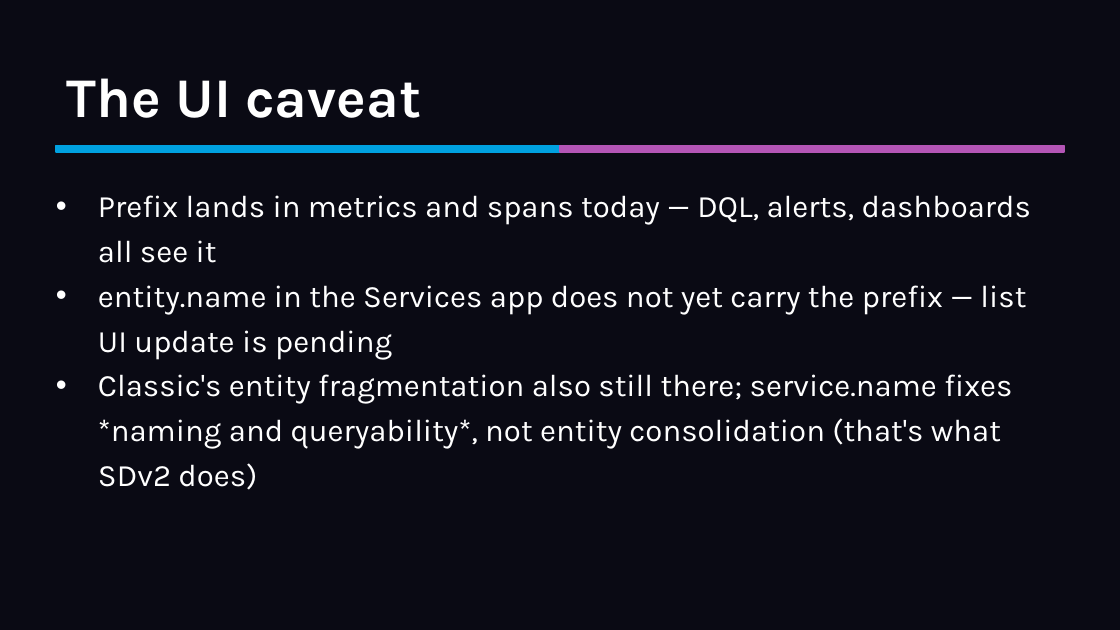
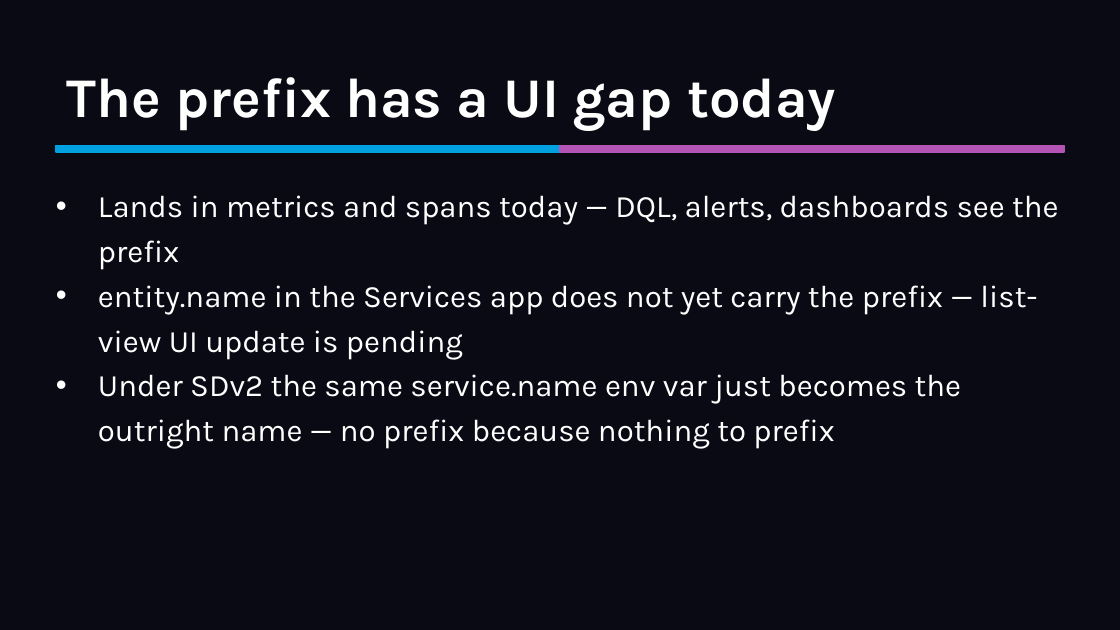
Before and after one commit to mreider/orders-demo, a slide deck: slide 12 of presentation/sdv2-presentation.pptx (slide 11 before the commit). Drawn at 1120x630 pixels with LibreOffice and Linux fonts; fonts in the diff are those of the drawing. Boxes give left, top, right and bottom in pixels: in the first picture for what was removed or moved away, otherwise in the second. Text is boxed around its words. In the diff, an @@ line names an element or a change of style, - is before the commit and + after.

```diff
--- a/presentation/sdv2-presentation.pptx
+++ b/presentation/sdv2-presentation.pptx
@@ text at (67,77,836,131): text changed @@
-The UI caveat
+The prefix has a UI gap today
@@ text at (98,195,1058,449): text changed @@
-• Prefix lands in metrics and spans today — DQL, alerts, dashboards all see it
-• entity.name in the Services app does not yet carry the prefix — list UI update is pending
-• Classic's entity fragmentation also still there; service.name fixes *naming and queryability*, not entity consolidation (that's what SDv2 does)
+• Lands in metrics and spans today — DQL, alerts, dashboards see the prefix
+• entity.name in the Services app does not yet carry the prefix — list-view UI update is pending
+• Under SDv2 the same service.name env var just becomes the outright name — no prefix because nothing to prefix
```
Also in this commit, not shown: 1 other slide changed, 2 slides added, 1 slide removed, 3 other files.
